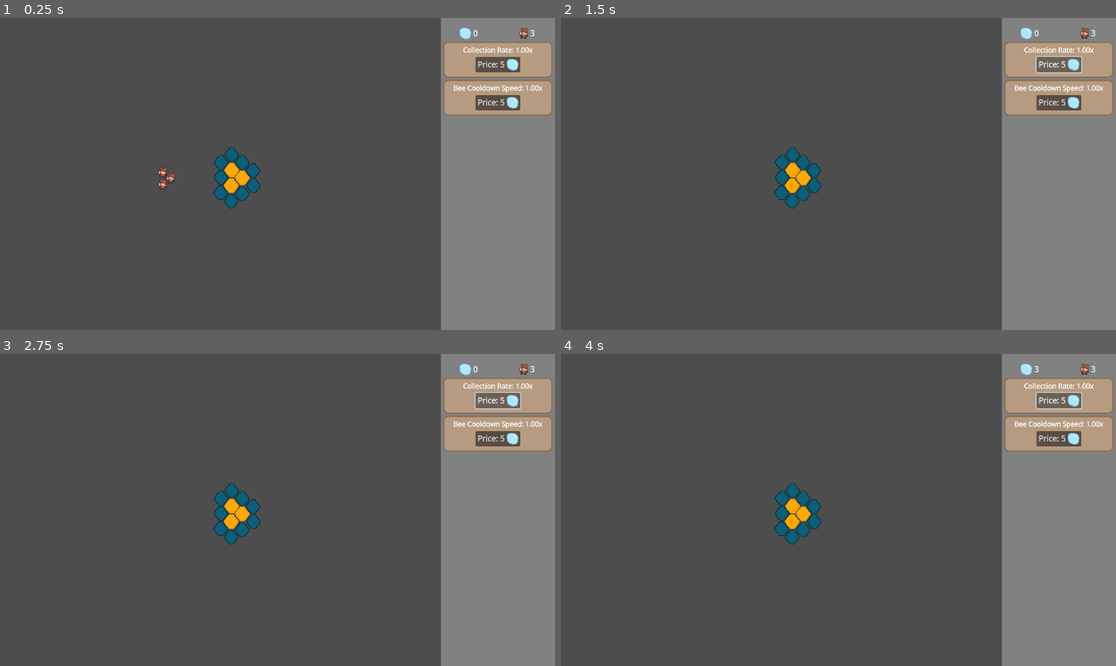
Above: before the commit, frames 1-4 (two rows, left to right).
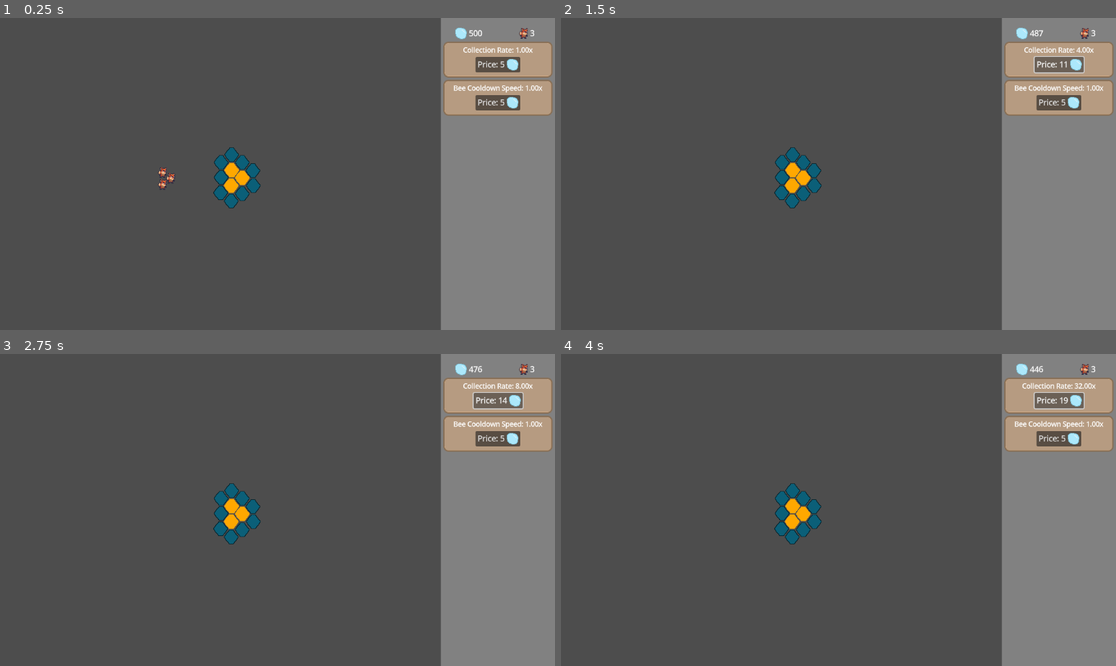
Above: after the commit, the same moments.

Repository: SBSoftwareDev/brainless
Game: Godot game, scene res://src/scenes/game.tscn
The game is run twice, just before and just after one commit, with the same random seed, the same clock (stepped at 60 frames per second) and the same inputs.
Inputs (mouse positions are in pixels of both pictures, inside the frame that each line leads up to):
- Up to frame 1 (0.25 s): no input
- Up to frame 2 (1.5 s): click "Price: 5" at 0.5 s; click (1060, 64) at 1.25 s, where only the run after the commit has a clickable "Price: 8"
- Up to frame 3 (2.75 s): click (499, 400) at 2 s, where only the run after the commit has a clickable "Price: 11"
- Up to frame 4 (4 s): click (1060, 400) at 2.75 s, where only the run after the commit has a clickable "Price: 14"; click (1060, 400) at 3.5 s, where only the run after the commit has a clickable "Price: 16"

The runs differ from the first frame. In frame 1, less than 0.1% of the frame differs, in the area x 81-87%, y 3-7%; in frame 2, 0.3%; in frame 3, 0.3%; in frame 4, 0.4%, in the area x 81-97%, y 3-18%.

Commit message:
Added player stats and button script

Diff:
--- a/src/scenes/cell.tscn
+++ b/src/scenes/cell.tscn
@@ -15,3 +15,4 @@
 polygon = PackedVector2Array(-9, -10, -5, -15, 5, -15, 15, -2, 15, 2, 5, 15, -5, 15, -10, 10, -13, 7, -15, 2, -15, -2)
 
 [connection signal="body_entered" from="Area2D" to="." method="_on_area_2d_body_entered"]
+[connection signal="body_exited" from="Area2D" to="." method="_on_area_2d_body_exited"]
--- a/src/scenes/control.tscn
+++ b/src/scenes/control.tscn
@@ -108,7 +108,7 @@
 theme_override_font_sizes/font_size = 14
 text = "Collection Rate: 1.00x"
 
-[node name="Button" type="Button" parent="ColorRect/VBoxContainer/RateUpgradePanel/Panel/VBoxContainer"]
+[node name="RateUpgradeButton" type="Button" parent="ColorRect/VBoxContainer/RateUpgradePanel/Panel/VBoxContainer"]
 layout_mode = 2
 size_flags_horizontal = 4
 size_flags_vertical = 4
@@ -146,7 +146,7 @@
 theme_override_font_sizes/font_size = 14
 text = "Bee Cooldown Speed: 1.00x"
 
-[node name="Button" type="Button" parent="ColorRect/VBoxContainer/CellCooldownUpgradePanel2/Panel/VBoxContainer"]
+[node name="CellUpgradeButton" type="Button" parent="ColorRect/VBoxContainer/CellCooldownUpgradePanel2/Panel/VBoxContainer"]
 layout_mode = 2
 size_flags_horizontal = 4
 size_flags_vertical = 4
@@ -160,3 +160,6 @@
 
 [node name="PricePanel" parent="." instance=ExtResource("3_n54qu")]
 layout_mode = 1
+
+[connection signal="pressed" from="ColorRect/VBoxContainer/RateUpgradePanel/Panel/VBoxContainer/RateUpgradeButton" to="." method="_on_rate_upgrade_button_pressed"]
+[connection signal="pressed" from="ColorRect/VBoxContainer/CellCooldownUpgradePanel2/Panel/VBoxContainer/CellUpgradeButton" to="." method="_on_cell_upgrade_button_pressed"]
--- a/src/scenes/game.tscn
+++ b/src/scenes/game.tscn
@@ -1,8 +1,9 @@
-[gd_scene load_steps=6 format=3 uid="uid://4vqtyrbxi32s"]
+[gd_scene load_steps=7 format=3 uid="uid://4vqtyrbxi32s"]
 
 [ext_resource type="Script" uid="uid://b5qquvw15kre8" path="res://src/scripts/economy.gd" id="1_3rtjt"]
 [ext_resource type="PackedScene" uid="uid://fivhk2risx6o" path="res://src/scenes/collectible.tscn" id="1_covw0"]
 [ext_resource type="PackedScene" uid="uid://77arjm8gy316" path="res://src/scenes/empty_cell.tscn" id="2_276xm"]
+[ext_resource type="Script" uid="uid://o5dwssmffn71" path="res://src/scripts/player_stats.gd" id="2_lcg6w"]
 [ext_resource type="PackedScene" uid="uid://bou1hucryo30g" path="res://src/scenes/bee_and_cell.tscn" id="3_3rtjt"]
 [ext_resource type="PackedScene" uid="uid://ca5du5sbdgw2t" path="res://src/scenes/control.tscn" id="4_yufto"]
 
@@ -15,6 +16,10 @@
 [node name="Economy" type="Node" parent="Systems"]
 unique_name_in_owner = true
 script = ExtResource("1_3rtjt")
+
+[node name="PlayerStats" type="Node" parent="Systems"]
+unique_name_in_owner = true
+script = ExtResource("2_lcg6w")
 
 [node name="World" type="Node2D" parent="."]
 process_mode = 1
--- a/src/scripts/cell.gd
+++ b/src/scripts/cell.gd
@@ -1,7 +1,19 @@
 extends Sprite2D
 
+@onready var player_stats: Node = $"../../../../Systems/PlayerStats"
+@onready var economy: Node = $"../../../../Systems/Economy"
 @onready var cell_cooldown: Timer = $"../Worker Bee/CellCooldown"
 
+var bee_inside :bool = true
+
 func _on_area_2d_body_entered(body: Node2D) -> void:
+	if body.get_parent() == get_parent() && bee_inside == false:
+		bee_inside = true
+		economy.addNectar(player_stats.get_collection_rate())
+		cell_cooldown.start()
+
+
+func _on_area_2d_body_exited(body: Node2D) -> void:
+	bee_inside = false
 	if body.get_parent() == get_parent():
 		cell_cooldown.start()
--- a/src/scripts/control.gd
+++ b/src/scripts/control.gd
@@ -1,9 +1,16 @@
 extends Control
 
+
+@onready var player_stats: Node = %PlayerStats
 @onready var economy: Node = %Economy
 @onready var nectar_amount_label: RichTextLabel = %NectarAmountLabel
 @onready var bee_amount_label: RichTextLabel = %BeeAmountLabel
 @onready var price_panel: Control = $PricePanel
+@onready var cell_cooldown_label: Label = $ColorRect/VBoxContainer/CellCooldownUpgradePanel2/Panel/VBoxContainer/Label
+@onready var rate_upgrade_label: Label = $ColorRect/VBoxContainer/RateUpgradePanel/Panel/VBoxContainer/Label
+@onready var rate_upgrade_button: Button = $ColorRect/VBoxContainer/RateUpgradePanel/Panel/VBoxContainer/RateUpgradeButton
+@onready var cell_upgrade_button: Button = $ColorRect/VBoxContainer/CellCooldownUpgradePanel2/Panel/VBoxContainer/CellUpgradeButton
+
 
 func _ready() -> void:
 	nectar_amount_label.text = str("[img]res://assets/img/ui/nectar.png[/img] 0")
@@ -22,3 +29,18 @@
 	var mousePos :Vector2 = get_viewport().get_mouse_position()
 	if mousePos:
 		price_panel.position = mousePos
+
+
+func _on_cell_upgrade_button_pressed() -> void:
+	var bought = economy.buyCellCooldownUpgrade()
+	if bought:
+		cell_cooldown_label.text = str("Bee Cooldown Speed: ", player_stats.upgrade_cell_cooldown_rate(), "x")
+		cell_upgrade_button.text = str("Price: ", economy.getCellCooldownPrice())
+
+
+
+func _on_rate_upgrade_button_pressed() -> void:
+	var bought = economy.buyCollectionUpgrade()
+	if bought:
+		rate_upgrade_label.text = str("Collection Rate: ", player_stats.upgrade_collection_rate(), "x")
+		rate_upgrade_button.text = str("Price: ", economy.getCollectionPrice())
--- a/src/scripts/economy.gd
+++ b/src/scripts/economy.gd
@@ -1,11 +1,16 @@
 extends Node
 
-var nectar :int = 0
+var nectar :int = 500
 var bees :int = 0
 
 var cell_price = 4
-var price_multiplier :float = 1.75
+var price_multiplier :float = 2.75
 var cells_purchased :int = 0
+
+var cell_cooldown_price :int = 5
+var cell_cooldown_rate_purchases :int = 0
+var collection_price :int = 5
+var collection_rate_purchases :int = 0
 
 @onready var entities: Node2D = $"../../World/Entities"
 
@@ -25,11 +30,36 @@
 func getCellPrice() -> int:
 	return ceil(cell_price + (cells_purchased * price_multiplier))
 
+func getCellCooldownPrice() -> int:
+	return ceil(cell_cooldown_price + (cell_cooldown_rate_purchases * price_multiplier))
+
+func getCollectionPrice() -> int:
+	return ceil(collection_price + (collection_rate_purchases * price_multiplier))
+
 func buyCell() -> bool:
 	var price :int = getCellPrice()
 	if nectar >= price:
 		nectar -= price
 		cells_purchased += 1
+		bees += 1
 		return true
 	else:
 		return false
+
+func buyCellCooldownUpgrade() -> bool:
+	var price :int = getCellCooldownPrice()
+	if nectar >= price:
+		nectar -= price
+		cell_cooldown_rate_purchases += 1
+		return true
+	else:
+		return false
+
+func buyCollectionUpgrade() -> bool:
+	var price :int = getCollectionPrice()
+	if nectar >= price:
+		nectar -= price
+		collection_rate_purchases += 1
+		return true
+	else:
+		return false
--- /dev/null
+++ b/src/scripts/player_stats.gd
@@ -0,0 +1,20 @@
+extends Node
+
+var collection_rate :float = 1.0
+var cell_cooldown_rate :float = 1.0
+var collection_rate_upgrades :int = 0
+var cell_cooldown_rate_upgrades :int = 0
+
+func get_collection_rate() -> float: return collection_rate
+func get_cell_cooldown_rate() -> float: return cell_cooldown_rate
+
+
+
+
+func upgrade_collection_rate() -> String:
+	collection_rate *= 2
+	return str("%0.2f" % collection_rate)
+
+func upgrade_cell_cooldown_rate() -> String:
+	cell_cooldown_rate *= 2
+	return str("%0.2f" % cell_cooldown_rate)
--- a/src/scripts/worker_bee.gd
+++ b/src/scripts/worker_bee.gd
@@ -4,6 +4,7 @@
 
 var target :Vector2 = Vector2.ZERO
 var movement_direction :bool = true
+var collectible_cooldown_wait_time :float = 2.0
 
 @onready var cell: Sprite2D = $"../Cell"
 @onready var collectible_cooldown: Timer = $CollectibleCooldown
@@ -13,6 +14,7 @@
 ## INITIALIZATION
 func _ready() -> void:
 	target = collectible.global_position
+
 
 
 
@@ -41,11 +43,9 @@
 func _on_collection_area_body_entered(body: Node2D) -> void:
 	if body.name.begins_with("Collectible"):
 		#body.freeEntity()
-		print("Collected ", economy.addNectar(1))
 		collectible_cooldown.start()
 
 func _on_timer_timeout() -> void:
-	print("Omw son")
 	target = cell.global_position
 
 func _on_cell_cooldown_timeout() -> void:
Not shown, added: src/scripts/player_stats.gd.uid
